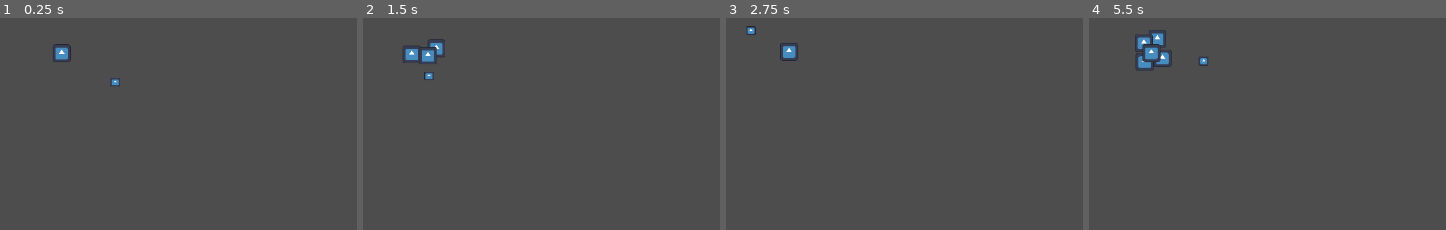
Above: before the commit, frames 1-4 (left to right).
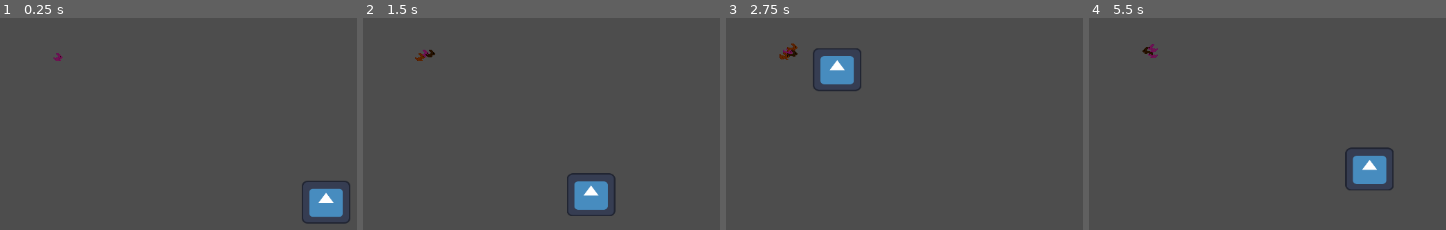
Above: after the commit, the same moments.

Repository: frederikhoheisel/minijam181
Game: Godot game, scene res://level/level.tscn
Two runs of this game, one before a commit and one after it. Both use one fixed random seed, a clock stepped at 60 frames per second and the inputs below. The engine's default icon, where the game draws it, is replaced by a stand-in: a white triangle on a blue panel in a dark square.
Inputs:
- Up to frame 1 (0.25 s): no input
- Up to frame 2 (1.5 s): tap Enter at 0.5 s; hold D (right) 0.53-1.28 s; tap Down (rabbit_dec) at 0.6 s; tap Up (rabbit_inc) at 0.8, 1.35 s; hold S (down) from 1.28 s (still down)
- Up to frame 3 (2.75 s): tap Down (rabbit_dec) at 1.55, 2.1 s; release S (down) at 2.03 s; hold D (right) from 2.03 s (still down); tap Up (rabbit_inc) at 2.3 s
- Up to frame 4 (5.5 s): release D (right) at 2.78 s; hold W (up) 2.78-3.53 s; tap Up (rabbit_inc) at 2.85, 3.8, 4.35, 5.3 s; tap Down (rabbit_dec) at 3.05, 3.6, 4.55, 5.1 s; hold A (left) 3.53-5.03 s; hold S (down) from 5.03 s (still down)

The runs differ from the first frame. In frame 1, 2.0% of the frame differs, in the area x 14-99%, y 12-98%; in frame 2, 2.5%; in frame 3, 2.1%; in frame 4, 2.9%, in the area x 12-86%, y 5-82%.

Commit message:
hasesprites hinzugefügt

Diff:
--- a/minijam181/entities/horde/horde.gd
+++ b/minijam181/entities/horde/horde.gd
@@ -6,9 +6,9 @@
 var num_rabbit : int = 1
 
 #movement
-@export var speed : int = 500
-@export var friction : float = 0.01
-@export var acceleration : float = 0.1
+@export var speed : int = 300
+@export var friction : float = 0.03
+@export var acceleration : float = 0.03
 
 
 func _ready() -> void:
@@ -38,14 +38,6 @@
 	if Input.is_action_just_pressed("rabbit_inc"):
 		num_rabbit += 1
 		spawn_in_area()
-		#spawn_along_spiral_curve()
-	#if Input.is_action_just_pressed("rabbit_dec"):
-		#num_rabbit -= 1
-		#spawn_along_spiral_curve()
-
-var spiral_turns : float = 3.0
-var spiral_spread : float = 500.0
-var max_rabbit : int = 64
 
 func spawn_in_area():
 	var randx : float = randf_range(-10, 10)
@@ -54,21 +46,3 @@
 	new_rabbit.target = %RabbitContainer
 	new_rabbit.position = Vector2(randx, randy)
 	%RabbitContainer.add_child(new_rabbit)
-
-func spawn_along_spiral_curve():
-	print(num_rabbit)
-
-	var t : float = float(num_rabbit) / (max_rabbit - 1)
-	var angle : float = t * spiral_turns * TAU
-	var radius : float = t * spiral_spread
-
-	var x : float = cos(angle) * radius
-	var y : float = sin(angle) * radius
-
-	var new_rabbit = rabbit.duplicate()
-	%RabbitContainer.add_child(new_rabbit)
-
-	print("x: " + str(x))
-	print("y: " + str(y))
-	new_rabbit.position.x = x + position.x
-	new_rabbit.position.y = y + position.y
--- a/minijam181/entities/horde/rabbit.gd
+++ b/minijam181/entities/horde/rabbit.gd
@@ -7,18 +7,39 @@
 var is_in_horde : bool = false
 var num_collisions : int = 0
 
+var last_pos : Vector2 = Vector2.ZERO
+@export var movement_speed_thresshhold : float = 1.0
+var is_idling : bool = true
+
+var colors = [Color(0.5, 0.2, 0.0, 1.0),
+			  Color(0.2, 0.1, 0.0, 1.0),
+			  Color(0.6, 0.1, 0.4, 1.0),
+			  Color(0.8, 0.4, 0.1, 1.0)]
 
 # Called when the node enters the scene tree for the first time.
 func _ready() -> void:
-	pass # Replace with function body.
-
+	%Sprite.animation = "idle"
+	%Sprite.modulate = colors[randi() % colors.size()]
+	last_pos = global_position
 
 # Called every frame. 'delta' is the elapsed time since the previous frame.
 func _process(delta: float) -> void:
 	if is_in_horde:
 		return
-	var direction : Vector2 = (target.position - position) * delta
-	move_and_collide(direction)
+	var direction_to_center : Vector2 = (target.position - position) * delta
+	move_and_collide(direction_to_center)
+
+	var pseudo_speed = global_position - last_pos
+	%Sprite.scale.x = 1 if pseudo_speed.x > 0 else -1
+	last_pos = global_position
+	if pseudo_speed.length() > movement_speed_thresshhold:
+		%Sprite.play("run")
+		is_idling = false
+	else:
+		if not is_idling:
+			%Sprite.animation = "idle"
+		is_idling = true
+
 
 
 func _on_area_2d_body_entered(body: Node2D) -> void:
@@ -38,3 +59,14 @@
 func die():
 	print("ded")
 	queue_free()
+
+
+func _on_idle_anim_timer_timeout() -> void:
+	if not is_idling:
+		return
+	var rng : int = randi_range(0, 3)
+	if rng == 0:
+		%Sprite.play("idle_blink")
+	elif rng == 1:
+		%Sprite.play("idle_bob")
+	$IdleAnimTimer.start()
--- a/minijam181/entities/horde/rabbit.tscn
+++ b/minijam181/entities/horde/rabbit.tscn
@@ -1,59 +1,172 @@
-[gd_scene load_steps=9 format=3 uid="uid://cpvxoha0qb758"]
+[gd_scene load_steps=24 format=3 uid="uid://cpvxoha0qb758"]
 
 [ext_resource type="Script" uid="uid://rcavsmwb3fiu" path="res://entities/horde/rabbit.gd" id="1_cj7r5"]
-[ext_resource type="Texture2D" uid="uid://cer28igjqoxv4" path="res://icon.svg" id="2_sec4c"]
+[ext_resource type="Texture2D" uid="uid://ccvxco5h51hbi" path="res://assets/hase/rabbit.png" id="2_cj7r5"]
 
 [sub_resource type="SeparationRayShape2D" id="SeparationRayShape2D_pod20"]
-length = 60.0
+length = 5.0
 slide_on_slope = true
 
 [sub_resource type="SeparationRayShape2D" id="SeparationRayShape2D_ekdd1"]
-length = 60.0
+length = 5.0
 slide_on_slope = true
 
 [sub_resource type="SeparationRayShape2D" id="SeparationRayShape2D_kgsu3"]
-length = 60.0
+length = 5.0
 slide_on_slope = true
 
 [sub_resource type="SeparationRayShape2D" id="SeparationRayShape2D_j63gk"]
-length = 60.0
+length = 5.0
 slide_on_slope = true
 
 [sub_resource type="CircleShape2D" id="CircleShape2D_pod20"]
-radius = 39.9531
+radius = 4.0
 
 [sub_resource type="CircleShape2D" id="CircleShape2D_ekdd1"]
-radius = 56.0803
+radius = 5.0
+
+[sub_resource type="AtlasTexture" id="AtlasTexture_cj7r5"]
+atlas = ExtResource("2_cj7r5")
+region = Rect2(0, 32, 16, 16)
+
+[sub_resource type="AtlasTexture" id="AtlasTexture_sec4c"]
+atlas = ExtResource("2_cj7r5")
+region = Rect2(0, 32, 16, 16)
+
+[sub_resource type="AtlasTexture" id="AtlasTexture_6gq60"]
+atlas = ExtResource("2_cj7r5")
+region = Rect2(16, 32, 16, 16)
+
+[sub_resource type="AtlasTexture" id="AtlasTexture_c0plq"]
+atlas = ExtResource("2_cj7r5")
+region = Rect2(32, 32, 16, 16)
+
+[sub_resource type="AtlasTexture" id="AtlasTexture_134uh"]
+atlas = ExtResource("2_cj7r5")
+region = Rect2(48, 32, 16, 16)
+
+[sub_resource type="AtlasTexture" id="AtlasTexture_lhr26"]
+atlas = ExtResource("2_cj7r5")
+region = Rect2(64, 32, 16, 16)
+
+[sub_resource type="AtlasTexture" id="AtlasTexture_4vbqd"]
+atlas = ExtResource("2_cj7r5")
+region = Rect2(0, 16, 16, 16)
+
+[sub_resource type="AtlasTexture" id="AtlasTexture_2xpwg"]
+atlas = ExtResource("2_cj7r5")
+region = Rect2(16, 16, 16, 16)
+
+[sub_resource type="AtlasTexture" id="AtlasTexture_527x2"]
+atlas = ExtResource("2_cj7r5")
+region = Rect2(32, 16, 16, 16)
+
+[sub_resource type="AtlasTexture" id="AtlasTexture_ysjad"]
+atlas = ExtResource("2_cj7r5")
+region = Rect2(48, 16, 16, 16)
+
+[sub_resource type="AtlasTexture" id="AtlasTexture_t8dft"]
+atlas = ExtResource("2_cj7r5")
+region = Rect2(0, 0, 16, 16)
+
+[sub_resource type="AtlasTexture" id="AtlasTexture_hc453"]
+atlas = ExtResource("2_cj7r5")
+region = Rect2(16, 0, 16, 16)
+
+[sub_resource type="AtlasTexture" id="AtlasTexture_wsbp4"]
+atlas = ExtResource("2_cj7r5")
+region = Rect2(32, 0, 16, 16)
+
+[sub_resource type="AtlasTexture" id="AtlasTexture_jpoxl"]
+atlas = ExtResource("2_cj7r5")
+region = Rect2(48, 0, 16, 16)
+
+[sub_resource type="SpriteFrames" id="SpriteFrames_4vbqd"]
+animations = [{
+"frames": [{
+"duration": 1.0,
+"texture": SubResource("AtlasTexture_cj7r5")
+}],
+"loop": true,
+"name": &"idle",
+"speed": 5.0
+}, {
+"frames": [{
+"duration": 1.0,
+"texture": SubResource("AtlasTexture_sec4c")
+}, {
+"duration": 1.0,
+"texture": SubResource("AtlasTexture_6gq60")
+}, {
+"duration": 1.0,
+"texture": SubResource("AtlasTexture_c0plq")
+}, {
+"duration": 1.0,
+"texture": SubResource("AtlasTexture_134uh")
+}, {
+"duration": 1.0,
+"texture": SubResource("AtlasTexture_lhr26")
+}],
+"loop": true,
+"name": &"idle_blink",
+"speed": 5.0
+}, {
+"frames": [{
+"duration": 1.0,
+"texture": SubResource("AtlasTexture_4vbqd")
+}, {
+"duration": 1.0,
+"texture": SubResource("AtlasTexture_2xpwg")
+}, {
+"duration": 1.0,
+"texture": SubResource("AtlasTexture_527x2")
+}, {
+"duration": 1.0,
+"texture": SubResource("AtlasTexture_ysjad")
+}],
+"loop": true,
+"name": &"idle_bob",
+"speed": 5.0
+}, {
+"frames": [{
+"duration": 1.0,
+"texture": SubResource("AtlasTexture_t8dft")
+}, {
+"duration": 1.0,
+"texture": SubResource("AtlasTexture_hc453")
+}, {
+"duration": 1.0,
+"texture": SubResource("AtlasTexture_wsbp4")
+}, {
+"duration": 1.0,
+"texture": SubResource("AtlasTexture_jpoxl")
+}],
+"loop": true,
+"name": &"run",
+"speed": 5.0
+}]
 
 [node name="Rabbit" type="RigidBody2D"]
 mass = 0.001
 gravity_scale = 0.0
 script = ExtResource("1_cj7r5")
 
-[node name="Sprite2D" type="Sprite2D" parent="."]
-texture = ExtResource("2_sec4c")
-
 [node name="CollisionShape2D" type="CollisionShape2D" parent="."]
-position = Vector2(0, 10)
 shape = SubResource("SeparationRayShape2D_pod20")
 
 [node name="CollisionShape2D2" type="CollisionShape2D" parent="."]
-position = Vector2(-10, 0)
 rotation = 1.5708
 shape = SubResource("SeparationRayShape2D_ekdd1")
 
 [node name="CollisionShape2D3" type="CollisionShape2D" parent="."]
-position = Vector2(0, -10)
 rotation = 3.14159
 shape = SubResource("SeparationRayShape2D_kgsu3")
 
 [node name="CollisionShape2D4" type="CollisionShape2D" parent="."]
-position = Vector2(10, 0)
 rotation = 4.71239
 shape = SubResource("SeparationRayShape2D_j63gk")
 
 [node name="CollisionShape2D5" type="CollisionShape2D" parent="."]
-position = Vector2(0, -0.5)
 rotation = 4.71239
 shape = SubResource("CircleShape2D_pod20")
 
@@ -62,5 +175,15 @@
 [node name="CollisionShape2D" type="CollisionShape2D" parent="Area2D"]
 shape = SubResource("CircleShape2D_ekdd1")
 
+[node name="Sprite" type="AnimatedSprite2D" parent="."]
+unique_name_in_owner = true
+texture_filter = 3
+sprite_frames = SubResource("SpriteFrames_4vbqd")
+animation = &"idle"
+
+[node name="IdleAnimTimer" type="Timer" parent="."]
+autostart = true
+
 [connection signal="body_entered" from="Area2D" to="." method="_on_area_2d_body_entered"]
 [connection signal="body_exited" from="Area2D" to="." method="_on_area_2d_body_exited"]
+[connection signal="timeout" from="IdleAnimTimer" to="." method="_on_idle_anim_timer_timeout"]
--- a/minijam181/level/level.tscn
+++ b/minijam181/level/level.tscn
@@ -50,7 +50,6 @@
 [node name="Horde" parent="." instance=ExtResource("1_5gx2l")]
 
 [node name="Camera2D" type="Camera2D" parent="Horde"]
-zoom = Vector2(0.2, 0.2)
 
 [connection signal="body_entered" from="Hinderniss" to="Hinderniss" method="_on_body_entered"]
 [connection signal="body_entered" from="Hinderniss/Area2D" to="Hinderniss" method="_on_area_2d_body_entered"]
